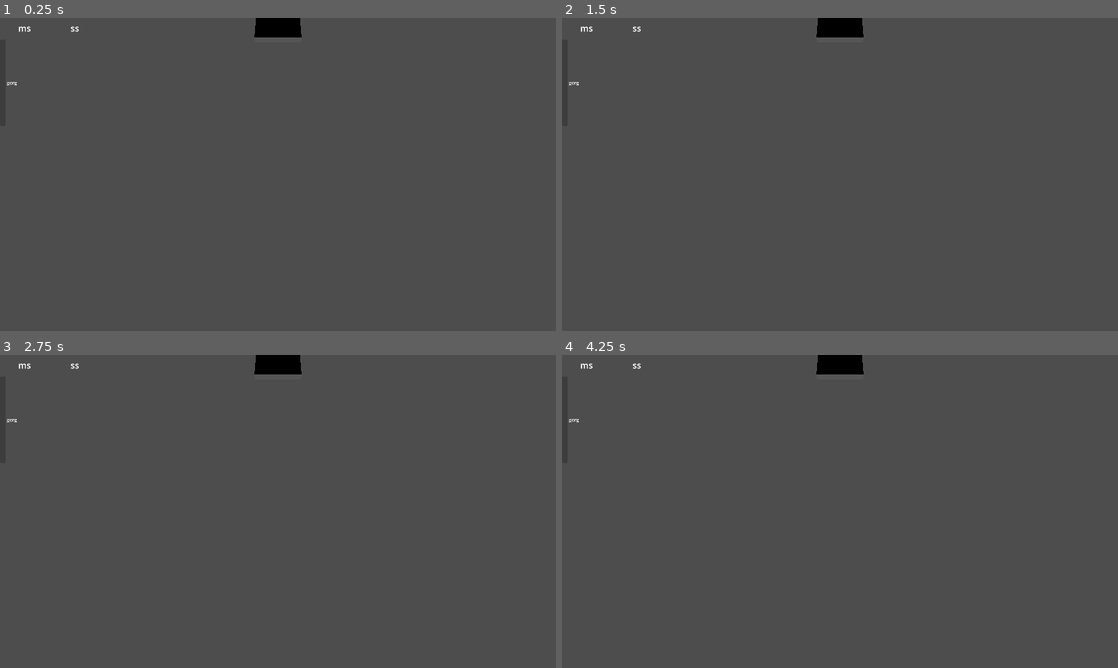
Above: before the commit, frames 1-4 (two rows, left to right).
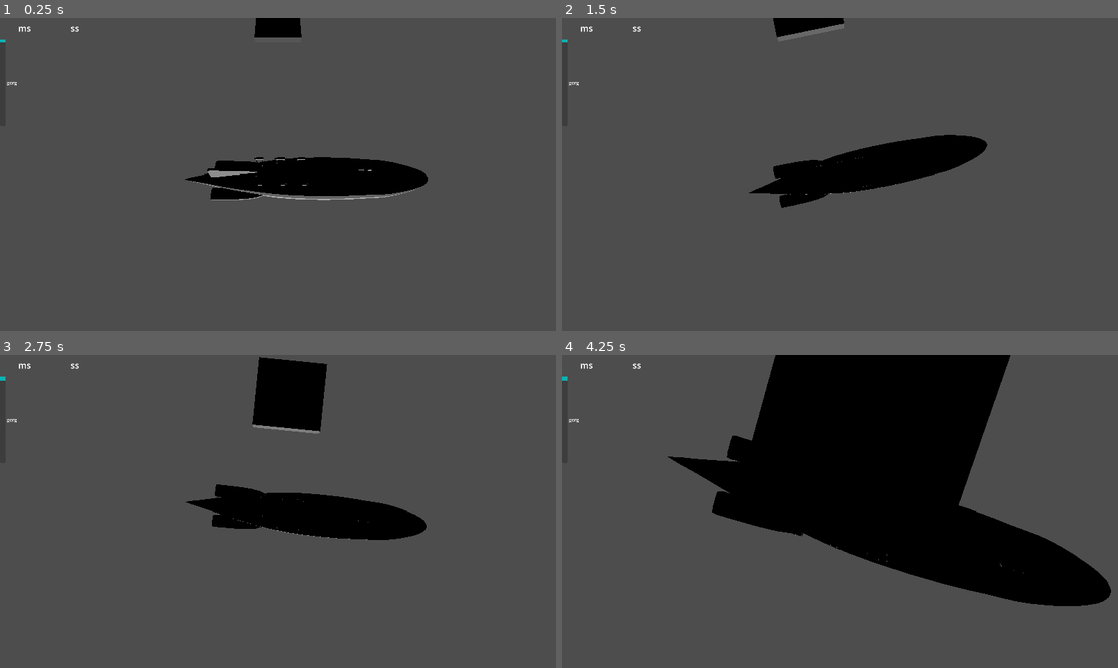
Above: after the commit, the same moments.

Repository: Manenderrr/airship-gamejam-thing
Game: Godot game, scene res://main.tscn
Two runs of this game, one before a commit and one after it. Both use one fixed random seed, a clock stepped at 60 frames per second and the inputs below.
Inputs (mouse positions are in pixels of both pictures, inside the frame that each line leads up to):
- Up to frame 1 (0.25 s): no input
- Up to frame 2 (1.5 s): tap Enter at 0.5 s; move the mouse to (867, 174) at 0.52 s; hold Mouse wheel up (camera_zoom_in) 0.53-1.28 s; hold W (airship_forward) from 0.53 s (still down); tap Space at 1.25 s; move the mouse to (812, 174) at 1.27 s; tap Mouse wheel down (camera_zoom_out) at 1.35 s
- Up to frame 3 (2.75 s): keep holding W (airship_forward); move the mouse to (289, 505) at 2.02 s; hold X (landing) from 2.03 s (still down)
- Up to frame 4 (4.25 s): keep holding W (airship_forward); move the mouse to (834, 517) at 2.77 s; release X (landing) at 2.78 s; tap Z (takeoff) at 2.85 s; move the mouse to (878, 514) at 3.52 s; hold Mouse wheel up (camera_zoom_in) from 3.53 s (still down)

The runs differ from the first frame. In frame 1, 4.5% of the frame differs, in the area x 0-77%, y 6-59%; in frame 2, 5.5%; in frame 3, 7.2%; in frame 4, 32%, in the area x 0-99%, y 0-81%.
Error in both runs: Invalid access to property or key 'mass' on a base object of type 'Nil'. (res://ui/shipment_menu/act_with_items.gd:19)

Commit message:
Fix the main scene depending on airship.scn instead of airship.tscn

Diff:
--- a/main.tscn
+++ b/main.tscn
@@ -1,7 +1,7 @@
 [gd_scene format=3 uid="uid://cqow47bch5ocs"]
 
 [ext_resource type="Script" uid="uid://cljo0h54ukqrs" path="res://main.gd" id="1_dg77c"]
-[ext_resource type="PackedScene" uid="uid://byu3pn3hjofpl" path="res://airship/airship.scn" id="3_5vw27"]
+[ext_resource type="PackedScene" uid="uid://uaowrmxk506v" path="res://airship/airship.tscn" id="3_5vw27"]
 [ext_resource type="PackedScene" uid="uid://cmf8hwfou7l4r" path="res://camera/camera.tscn" id="3_272bh"]
 [ext_resource type="Script" uid="uid://cdmnois872y32" path="res://airship/airship_landing.gd" id="4_1bvp3"]
 [ext_resource type="PackedScene" uid="uid://cmso0s4aandw8" path="res://ui/shipment_menu/shipment_menu.tscn" id="9_4c57u"]
